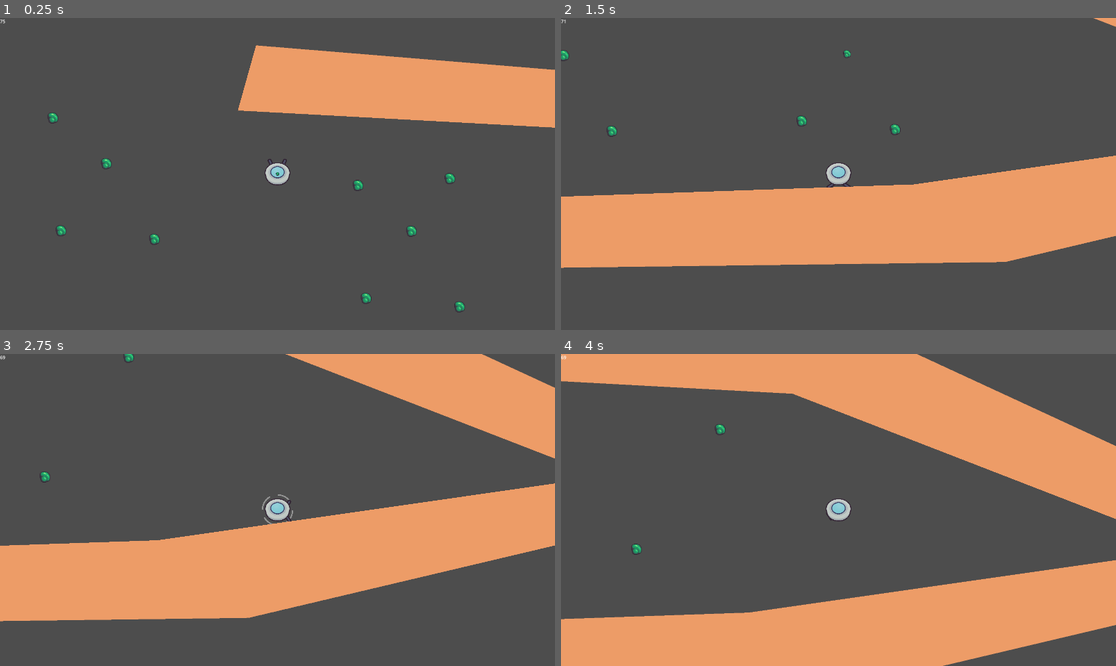
Above: before the commit, frames 1-4 (two rows, left to right).
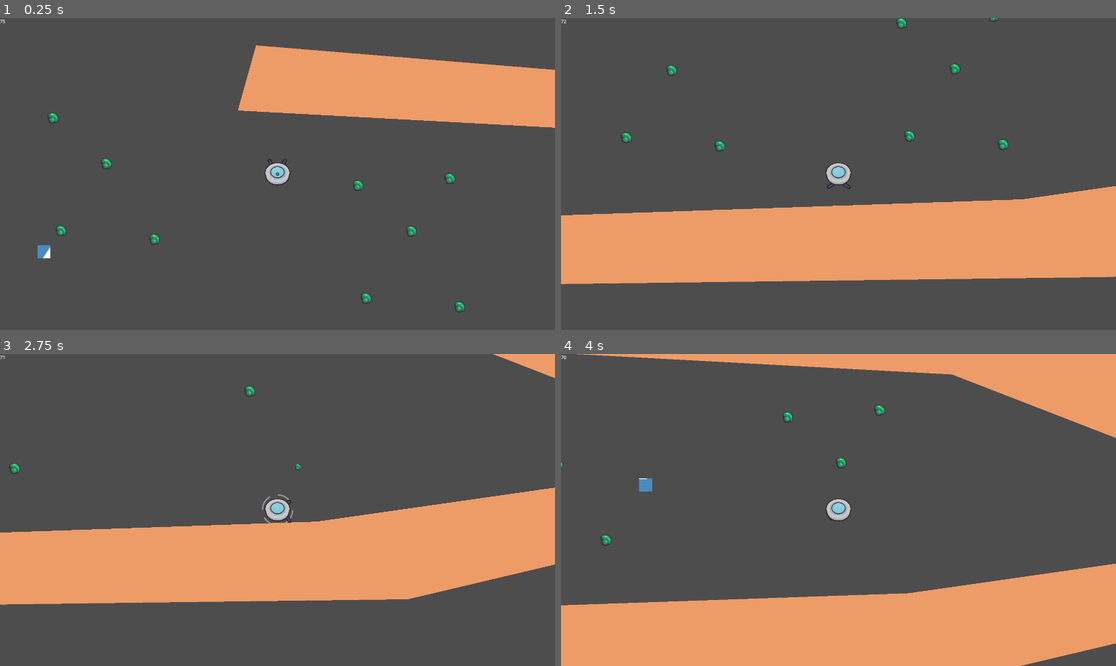
Above: after the commit, the same moments.

Repository: SubSage/BIGMODEJAM
Game: Godot game, scene res://world.tscn
The game is run twice, just before and just after one commit, with the same random seed, the same clock (stepped at 60 frames per second) and the same inputs. The engine's default icon, where the game draws it, is replaced by a stand-in: a white triangle on a blue panel in a dark square.
Inputs:
- Up to frame 1 (0.25 s): no input
- Up to frame 2 (1.5 s): hold D (move_right) 0.53-1.28 s; tap Shift (dash) at 0.6, 1.35 s; hold S (move_down) from 1.28 s (still down)
- Up to frame 3 (2.75 s): tap Enter at 2 s; release S (move_down) at 2.03 s; hold D (move_right) from 2.03 s (still down); hold Space (fire) from 2.03 s (still down); tap Shift (dash) at 2.3 s
- Up to frame 4 (4 s): release D (move_right) at 2.78 s; release Space (fire) at 2.78 s; hold W (move_up) 2.78-3.53 s; tap F (switch_mode) at 2.85 s; tap Shift (dash) at 3.05, 3.6 s; hold A (move_left) from 3.53 s (still down)

The runs differ from the first frame. In frame 1, 0.1% of the frame differs, in the area x 6-10%, y 72-78%; in frame 2, 14%; in frame 3, 15%; in frame 4, 26%, in the area x 0-100%, y 0-100%.

Commit message:
godot 4.2 release
setup of basic enemy and collision layers

Diff:
--- a/src/project.godot
+++ b/src/project.godot
@@ -12,7 +12,7 @@
 
 config/name="BIGMODEGAME"
 run/main_scene="res://world.tscn"
-config/features=PackedStringArray("4.1", "Forward Plus")
+config/features=PackedStringArray("4.2", "Forward Plus")
 config/icon="res://icon.svg"
 
 [display]
@@ -73,3 +73,10 @@
 , Object(InputEventJoypadButton,"resource_local_to_scene":false,"resource_name":"","device":-1,"button_index":6,"pressure":0.0,"pressed":true,"script":null)
 ]
 }
+
+[layer_names]
+
+2d_physics/layer_1="terrain"
+2d_physics/layer_2="player"
+2d_physics/layer_3="enemy"
+2d_physics/layer_4="debris"
--- a/src/units/bullet/bullets.tscn
+++ b/src/units/bullet/bullets.tscn
@@ -1,10 +1,18 @@
-[gd_scene load_steps=3 format=3 uid="uid://1ie28vhjbsdc"]
+[gd_scene load_steps=4 format=3 uid="uid://1ie28vhjbsdc"]
 
 [ext_resource type="Script" path="res://units/bullet/bullets.gd" id="1_huqcw"]
 [ext_resource type="Texture2D" uid="uid://dmdvtw3rmhfu" path="res://assets/garbage_sprites/weird_booger.png" id="2_f6ren"]
+
+[sub_resource type="CircleShape2D" id="CircleShape2D_wqxo7"]
+radius = 14.0
 
 [node name="bullets" type="Node2D"]
 script = ExtResource("1_huqcw")
 
 [node name="WeirdBooger" type="Sprite2D" parent="."]
 texture = ExtResource("2_f6ren")
+
+[node name="Area2D" type="Area2D" parent="."]
+
+[node name="CollisionShape2D" type="CollisionShape2D" parent="Area2D"]
+shape = SubResource("CircleShape2D_wqxo7")
--- a/src/units/debris/debris.tscn
+++ b/src/units/debris/debris.tscn
@@ -13,6 +13,8 @@
 texture = ExtResource("2_svq5f")
 
 [node name="Area2D" type="Area2D" parent="."]
+collision_layer = 8
+collision_mask = 0
 
 [node name="CollisionShape2D" type="CollisionShape2D" parent="Area2D"]
 shape = SubResource("CircleShape2D_wustb")
--- /dev/null
+++ b/src/units/enemies/basic_enemy.gd
@@ -0,0 +1,15 @@
+extends CharacterBody2D
+
+
+var speed = 300.0
+var direction = Vector2(1.0, 0).normalized()
+
+
+func _physics_process(delta):
+
+	velocity = direction * speed
+	move_and_slide()
+
+
+func _on_area_2d_area_entered(area):
+	pass # Replace with function body.
--- /dev/null
+++ b/src/units/enemies/basic_enemy.tscn
@@ -0,0 +1,65 @@
+[gd_scene load_steps=10 format=3 uid="uid://b6ivnvwr3jfxi"]
+
+[ext_resource type="Script" path="res://units/enemies/basic_enemy.gd" id="1_084gc"]
+[ext_resource type="Texture2D" uid="uid://dv5mf04ttkdgp" path="res://icon.svg" id="1_c2a3s"]
+
+[sub_resource type="CircleShape2D" id="CircleShape2D_4ys0p"]
+radius = 32.0
+
+[sub_resource type="AtlasTexture" id="AtlasTexture_n0qku"]
+atlas = ExtResource("1_c2a3s")
+region = Rect2(0, 32, 32, 32)
+
+[sub_resource type="AtlasTexture" id="AtlasTexture_u2beb"]
+atlas = ExtResource("1_c2a3s")
+region = Rect2(32, 32, 32, 32)
+
+[sub_resource type="AtlasTexture" id="AtlasTexture_taurm"]
+atlas = ExtResource("1_c2a3s")
+region = Rect2(32, 64, 32, 32)
+
+[sub_resource type="AtlasTexture" id="AtlasTexture_vywn2"]
+atlas = ExtResource("1_c2a3s")
+region = Rect2(64, 64, 32, 32)
+
+[sub_resource type="SpriteFrames" id="SpriteFrames_g5k55"]
+animations = [{
+"frames": [{
+"duration": 1.0,
+"texture": SubResource("AtlasTexture_n0qku")
+}, {
+"duration": 1.0,
+"texture": SubResource("AtlasTexture_u2beb")
+}, {
+"duration": 1.0,
+"texture": SubResource("AtlasTexture_taurm")
+}, {
+"duration": 1.0,
+"texture": SubResource("AtlasTexture_vywn2")
+}],
+"loop": true,
+"name": &"default",
+"speed": 5.0
+}]
+
+[sub_resource type="CircleShape2D" id="CircleShape2D_qi5x1"]
+radius = 32.0
+
+[node name="basic_enemy" type="CharacterBody2D"]
+collision_layer = 4
+script = ExtResource("1_084gc")
+
+[node name="physical_body" type="CollisionShape2D" parent="."]
+shape = SubResource("CircleShape2D_4ys0p")
+
+[node name="visual" type="AnimatedSprite2D" parent="."]
+position = Vector2(0, 4)
+sprite_frames = SubResource("SpriteFrames_g5k55")
+autoplay = "default"
+
+[node name="Area2D" type="Area2D" parent="."]
+
+[node name="CollisionShape2D" type="CollisionShape2D" parent="Area2D"]
+shape = SubResource("CircleShape2D_qi5x1")
+
+[connection signal="area_entered" from="Area2D" to="." method="_on_area_2d_area_entered"]
--- a/src/units/player/player.gd
+++ b/src/units/player/player.gd
@@ -10,7 +10,8 @@
 var suction_radius_max = 128
 var dash_speed = 0
 var dash_speed_max = 3200
-var dash_reduction = dash_speed_max * 3
+var dash_reduction = dash_speed_max * 6
+#var dash_reduction = dash_speed_max * 3
 var radius_indicator_min = .25
 var radius_indicator_max = 1.0
 var rotation_speed = .5
--- a/src/units/player/player.tscn
+++ b/src/units/player/player.tscn
@@ -249,6 +249,7 @@
 radius = 32.0
 
 [node name="player" type="CharacterBody2D"]
+collision_layer = 2
 script = ExtResource("1_5gs8p")
 
 [node name="physical_body" type="CollisionShape2D" parent="."]
@@ -267,6 +268,8 @@
 autoplay = "up"
 
 [node name="vacuum_area" type="Area2D" parent="."]
+collision_layer = 0
+collision_mask = 8
 
 [node name="CollisionShape2D" type="CollisionShape2D" parent="vacuum_area"]
 shape = SubResource("CircleShape2D_50j2u")
--- a/src/world.tscn
+++ b/src/world.tscn
@@ -1,10 +1,11 @@
-[gd_scene load_steps=6 format=3 uid="uid://fg1nn5lce4y"]
+[gd_scene load_steps=7 format=3 uid="uid://fg1nn5lce4y"]
 
 [ext_resource type="Script" path="res://units/world/world.gd" id="1_whfs8"]
 [ext_resource type="PackedScene" uid="uid://bddet3ydv6spm" path="res://units/player/player.tscn" id="1_wjib6"]
 [ext_resource type="Texture2D" uid="uid://dv5mf04ttkdgp" path="res://icon.svg" id="2_g76y4"]
 [ext_resource type="PackedScene" uid="uid://ce0kgcudq57vq" path="res://ui/ui.tscn" id="2_rxv01"]
 [ext_resource type="PackedScene" uid="uid://dwskgv7jf04no" path="res://units/debris/debris.tscn" id="3_c86wi"]
+[ext_resource type="PackedScene" uid="uid://b6ivnvwr3jfxi" path="res://units/enemies/basic_enemy.tscn" id="6_qknsq"]
 
 [node name="world" type="Node2D"]
 script = ExtResource("1_whfs8")
@@ -290,3 +291,6 @@
 
 [node name="debris35" parent="." instance=ExtResource("3_c86wi")]
 position = Vector2(997, -829)
+
+[node name="basic_enemy" parent="." instance=ExtResource("6_qknsq")]
+position = Vector2(-652, 188)
